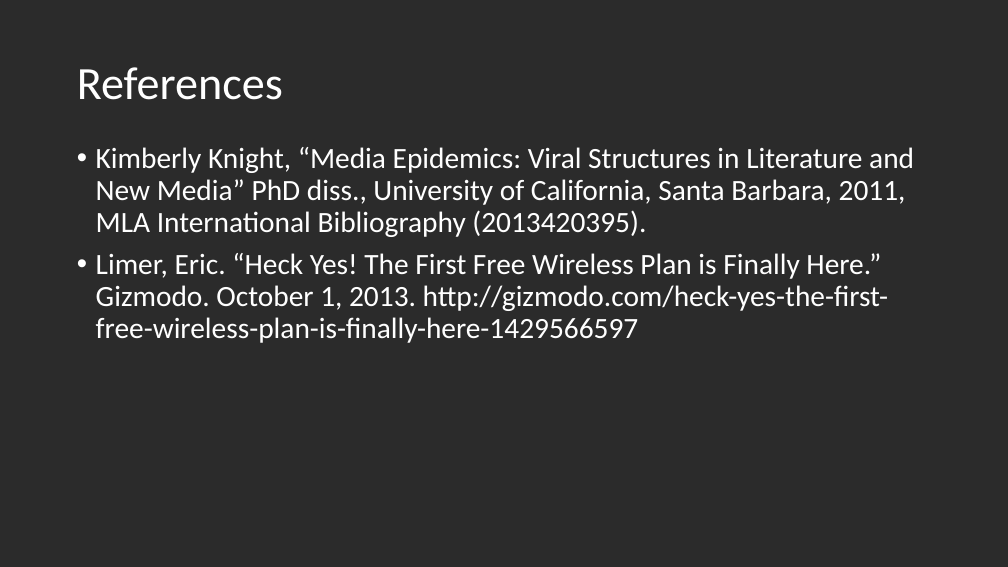
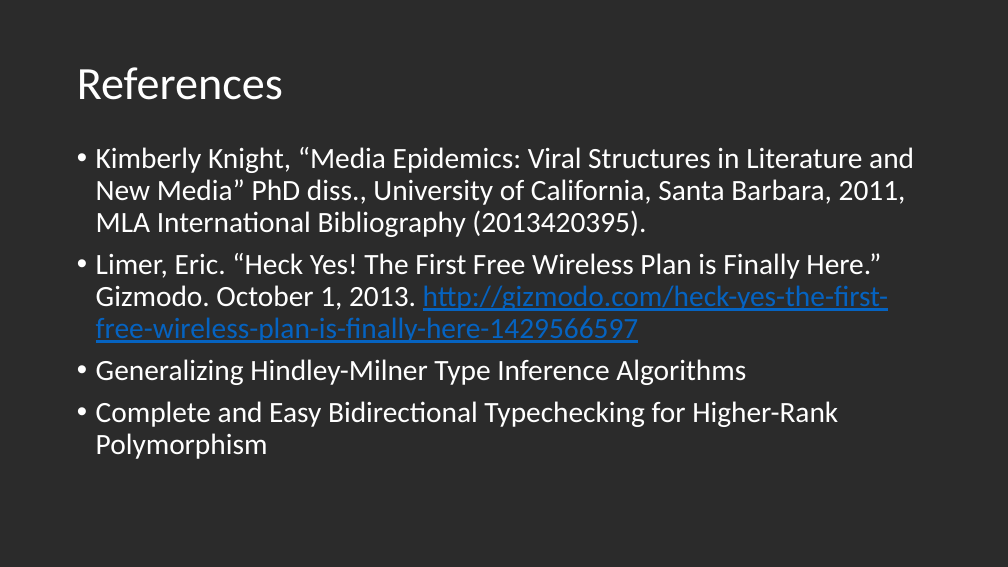
Before and after one commit to seanwestfall/algorithm_w_presentation, a slide deck: slide 26 of Presentation1.pptx. Drawn at 1008x567 pixels with LibreOffice and Linux fonts; fonts in the diff are those of the drawing; background and template pictures are left out; a plain dark background stands for a picture behind light text. Boxes give left, top, right and bottom in pixels: in the first picture for what was removed or moved away, otherwise in the second. Text is boxed around its words. In the diff, an @@ line names an element or a change of style, - is before the commit and + after.

```diff
--- a/Presentation1.pptx
+++ b/Presentation1.pptx
@@ text at (x1=96, y1=253, x2=888, y2=343): text colour #FFFFFF to #0563C1, underline on in "http://gizmodo.com/heck-yes-the-first-free-wireless-plan-is- ..." @@
@@ text at (x1=96, y1=359, x2=838, y2=459): paragraphs added @@
+• Generalizing Hindley-Milner Type Inference Algorithms
+• Complete and Easy Bidirectional Typechecking for Higher-Rank Polymorphism
```
Also in this commit, not shown: 3 other slides changed, 2 slides added, 1 slide removed.
